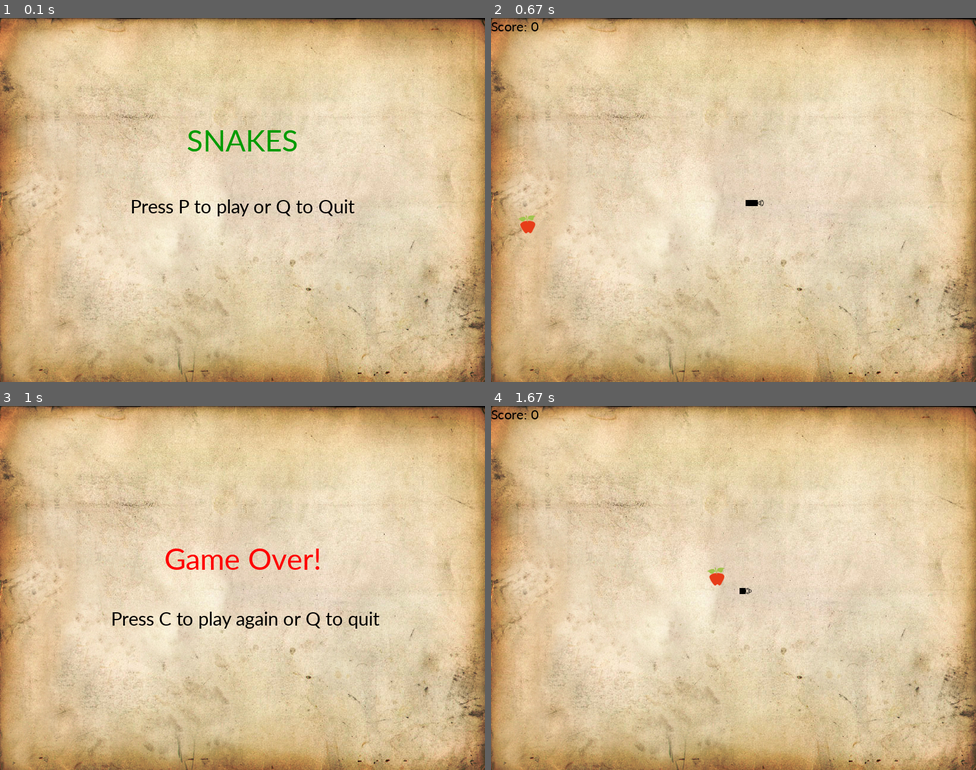
Above: before the commit, frames 1-4 (two rows, left to right).
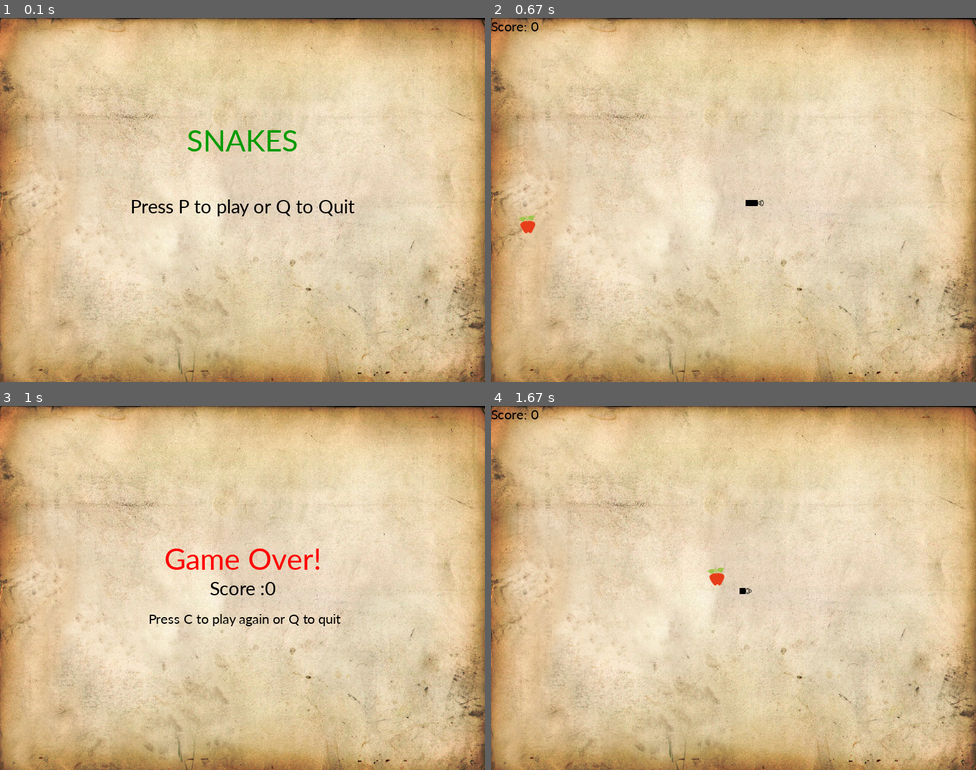
Above: after the commit, the same moments.

Repository: iamssurya/snakes-game
Game: pygame game, started from game.py
Two runs of this game, one before a commit and one after it. Both use one fixed random seed, a clock stepped at 60 frames per second and the inputs below.
Inputs:
- Up to frame 1 (0.1 s): no input
- Up to frame 2 (0.67 s): tap P at 0.33 s
- Up to frame 3 (1 s): hold Left from 0.67 s (still down)
- Up to frame 4 (1.67 s): release Left at 1.2 s; hold Up 1.23-1.53 s; tap C at 1.57 s

Frames 1-2 are identical in both runs. In frame 3, 1.0% of the frame differs, in the area x 23-79%, y 48-62%; in frame 4, nothing differs.

Commit message:
Game over message updated

Diff:
--- a/game.py
+++ b/game.py
@@ -146,7 +146,8 @@
         while gameOver == True:
             gameDisplay.blit(backgroundImage, (0, 0))
             message_to_screen("Game Over!",red,-50,"big")
-            message_to_screen(" Press C to play again or Q to quit",black,50)
+            message_to_screen("Score :"+str(score),black,0,"medium")
+            message_to_screen(" Press C to play again or Q to quit",black,50,'small')
 
             pygame.display.update()
             for event in pygame.event.get():
